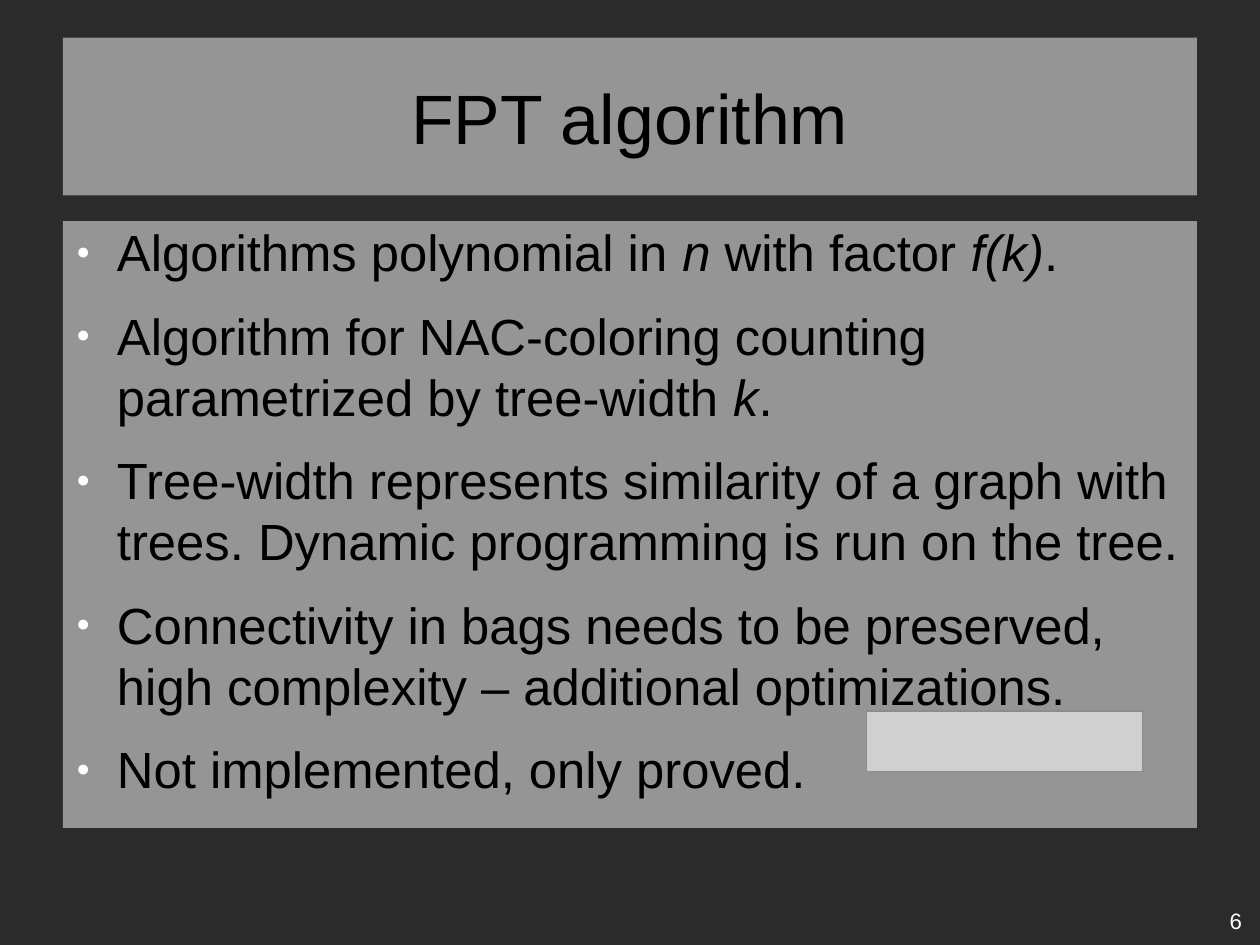
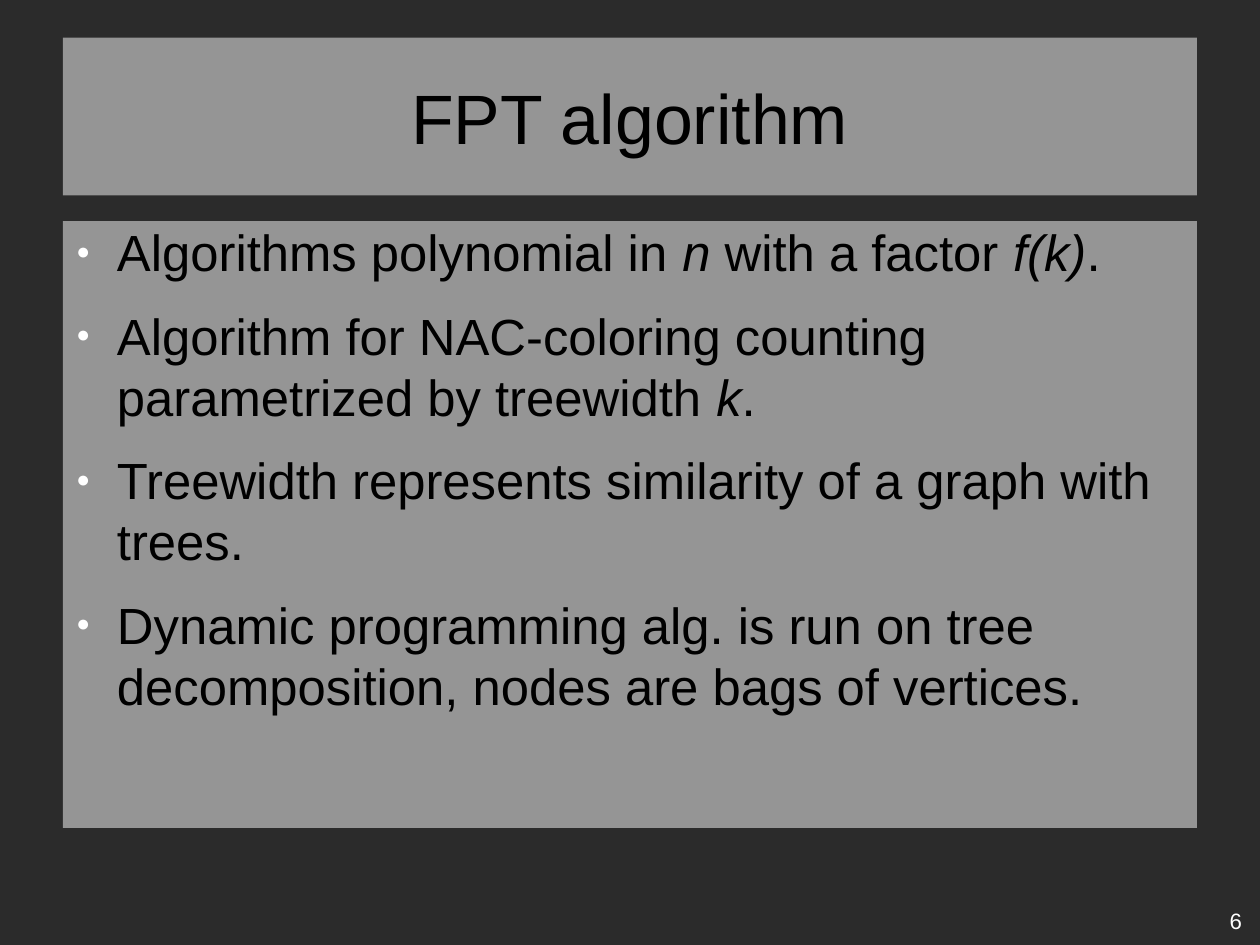
Before and after one commit to Lastaapps/bc_thesis, a slide deck: slide 6 of presentation_01.odp. Drawn at 1260x945 pixels with LibreOffice and Linux fonts; fonts in the diff are those of the drawing; grey boxes stand for pictures; background and template pictures are left out; a plain dark background stands for a picture behind light text. Boxes give left, top, right and bottom in pixels: in the first picture for what was removed or moved away, otherwise in the second. Text is boxed around its words. In the diff, an @@ line names an element or a change of style, - is before the commit and + after.

```diff
--- a/presentation_01.odp
+++ b/presentation_01.odp
@@ text at bbox=[117, 234, 1150, 715]: text changed @@
-● Algorithms polynomial in n with factor f(k).
-● Algorithm for NAC-coloring counting parametrized by tree-width k.
-● Tree-width represents similarity of a graph with trees. Dynamic programming is run on the tree.
-● Connectivity in bags needs to be preserved, high complexity – additional optimizations.
-● Not implemented, only proved.
+● Algorithms polynomial in n with a factor f(k).
+● Algorithm for NAC-coloring counting parametrized by treewidth k.
+● Treewidth represents similarity of a graph with trees.
+● Dynamic programming alg. is run on tree decomposition, nodes are bags of vertices.
@@ picture removed at bbox=[867, 711, 1143, 772] @@
```
Also in this commit, not shown: 9 other slides changed, 2 slides added, 12 other files.
